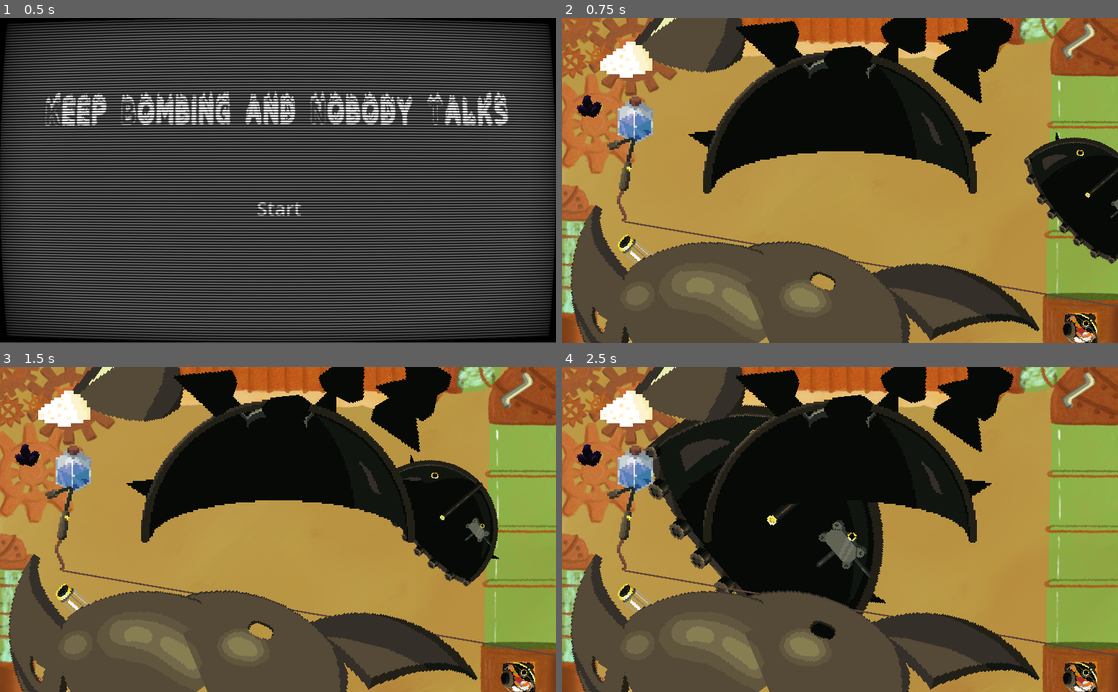
Above: before the commit, frames 1-4 (two rows, left to right).
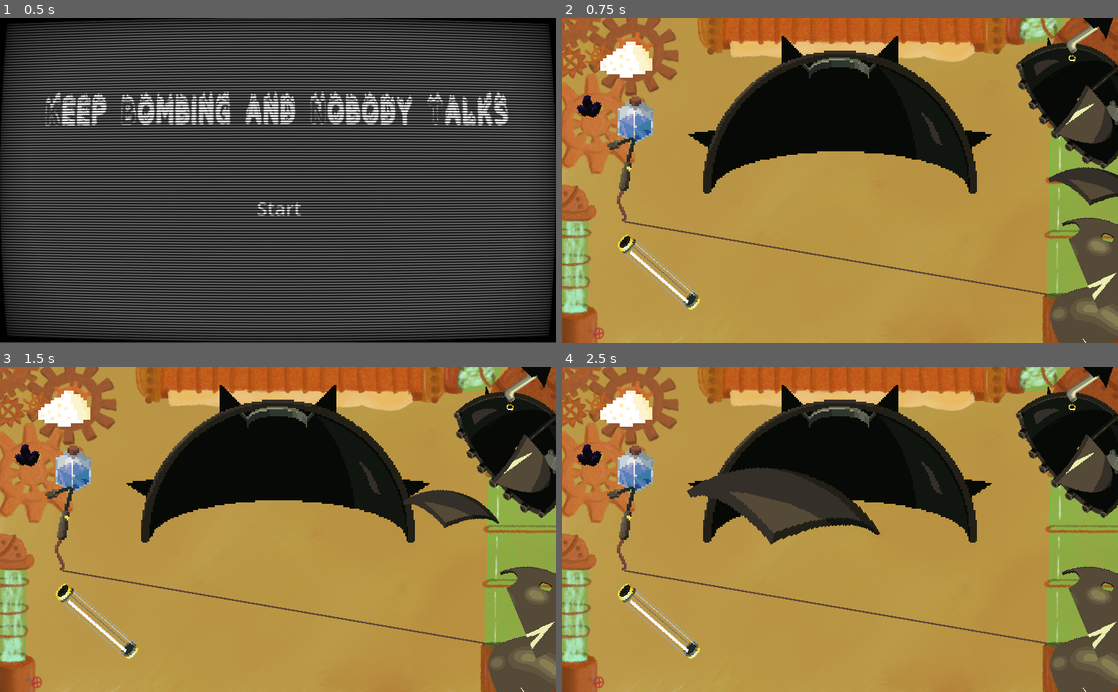
Above: after the commit, the same moments.

Repository: MarianPoirot/Gamejam-construire
Game: Godot game, scene res://Scenes/World/Opening.tscn
The game is run twice, just before and just after one commit, with the same random seed, the same clock (stepped at 60 frames per second) and the same inputs. Sound files missing from this copy of the repository are replaced by a short silence.
Inputs (mouse positions are in pixels of both pictures, inside the frame that each line leads up to):
- Up to frame 1 (0.5 s): no input
- Up to frame 2 (0.75 s): click "Start" at 0.5 s
- Up to frame 3 (1.5 s): tap Enter at 1.25 s; drag from (528, 542) to (278, 461) at 1.27 s
- Up to frame 4 (2.5 s): tap Space (start) at 2 s; drag from (840, 461) to (778, 513) at 2.02 s

Frame 1 is identical in both runs. In frame 2, 38% of the frame differs, in the area x 1-100%, y 0-100%; in frame 3, 40%; in frame 4, 50%.

Commit message:
Pieces mise sur le tapis roulant

Diff:
--- a/Scenes/World/Main.tscn
+++ b/Scenes/World/Main.tscn
@@ -38,7 +38,7 @@
 texture = ExtResource("2_kno67")
 
 [node name="Coque_inf" parent="." instance=ExtResource("3_k3jia")]
-position = Vector2(974, 322)
+position = Vector2(959, 147)
 scale = Vector2(3, 3)
 
 [node name="Coque_sup" parent="." instance=ExtResource("4_ccyxp")]
@@ -48,53 +48,53 @@
 
 [node name="Chaudiere" parent="." instance=ExtResource("6_ncykg")]
 texture_filter = 1
-position = Vector2(963, -522)
+position = Vector2(973, -543)
 scale = Vector2(3, 3)
 can_activate_ancre = true
 
 [node name="Cable" parent="." instance=ExtResource("10_scpqc")]
 texture_filter = 1
-position = Vector2(958, 1165)
+position = Vector2(954, 1170)
 scale = Vector2(3, 3)
 can_activate_ancre = true
 
 [node name="reservoir" parent="." instance=ExtResource("6_g1jcb")]
 texture_filter = 1
-position = Vector2(962, 943)
+position = Vector2(953, 1250)
 scale = Vector2(3, 3)
 can_activate_ancre = true
 
 [node name="ConduitVapeur" parent="." instance=ExtResource("6_bnl4o")]
-position = Vector2(951, 43)
+position = Vector2(958, 31)
 scale = Vector2(3, 3)
 can_activate_ancre = true
 
 [node name="Turbine" parent="." instance=ExtResource("7_pxymf")]
-position = Vector2(960, 740)
+position = Vector2(959, 890)
 scale = Vector2(3, 3)
 can_activate_ancre = true
 
 [node name="Moteur" parent="." instance=ExtResource("11_mkq26")]
 texture_filter = 1
-position = Vector2(955, -100)
+position = Vector2(966, -291)
 scale = Vector2(3, 3)
 can_activate_ancre = true
 
 [node name="goupille" parent="." instance=ExtResource("16_vplyf")]
 texture_filter = 1
-position = Vector2(961, -313)
+position = Vector2(975, -440)
 scale = Vector2(3, 3)
 can_activate_ancre = true
 
 [node name="ballon" parent="." instance=ExtResource("2_y7w6m")]
-position = Vector2(958, 572)
+position = Vector2(962, 756)
 scale = Vector2(3, 3)
 id = 0
 can_activate_ancre = true
 
 [node name="bouchon" parent="." instance=ExtResource("12_6p58o")]
 texture_filter = 1
-position = Vector2(958, 1273)
+position = Vector2(963, 1024)
 scale = Vector2(3, 3)
 can_activate_ancre = true
 
@@ -130,42 +130,42 @@
 scale = Vector2(3, 3)
 
 [node name="Coque_inf_avant_l3" parent="." instance=ExtResource("22_t6vc2")]
-position = Vector2(702, 536)
+position = Vector2(984, 317)
 scale = Vector2(3, 3)
 
 [node name="Coque_inf_avant_l" parent="." instance=ExtResource("20_nb4rh")]
-position = Vector2(98, 524)
+position = Vector2(982, 702)
 scale = Vector2(3, 3)
 
 [node name="Coque_inf_avant_l2" parent="." instance=ExtResource("21_gvekx")]
-position = Vector2(255, 23)
+position = Vector2(973, 193)
 scale = Vector2(3, 3)
 
 [node name="Coque_inf_avant_l4" parent="." instance=ExtResource("23_4volp")]
-position = Vector2(262, 517)
+position = Vector2(977, 548)
 scale = Vector2(3, 3)
 
 [node name="Coque_inf_avant_l5" parent="." instance=ExtResource("24_my6qh")]
-position = Vector2(495, 543)
+position = Vector2(1012, 434)
 scale = Vector2(3, 3)
 
 [node name="Pique" parent="." instance=ExtResource("26_8ndhy")]
-position = Vector2(804, 59)
+position = Vector2(1002, -126)
 
 [node name="Pique2" parent="." instance=ExtResource("26_8ndhy")]
-position = Vector2(713, 59)
+position = Vector2(999, -82)
 
 [node name="Pique3" parent="." instance=ExtResource("26_8ndhy")]
-position = Vector2(620, 55)
+position = Vector2(995, -49)
 
 [node name="Pique4" parent="." instance=ExtResource("26_8ndhy")]
-position = Vector2(525, 54)
+position = Vector2(996, -20)
 
 [node name="Pique5" parent="." instance=ExtResource("26_8ndhy")]
-position = Vector2(429, 55)
+position = Vector2(996, 1)
 
 [node name="Pique6" parent="." instance=ExtResource("26_8ndhy")]
-position = Vector2(801, 55)
+position = Vector2(1001, -169)
 
 [node name="Explosion" type="AudioStreamPlayer" parent="."]
 stream = ExtResource("27_535mk")
Not shown: 1 places in Scenes/World/Main.tscn that only renumber resources
